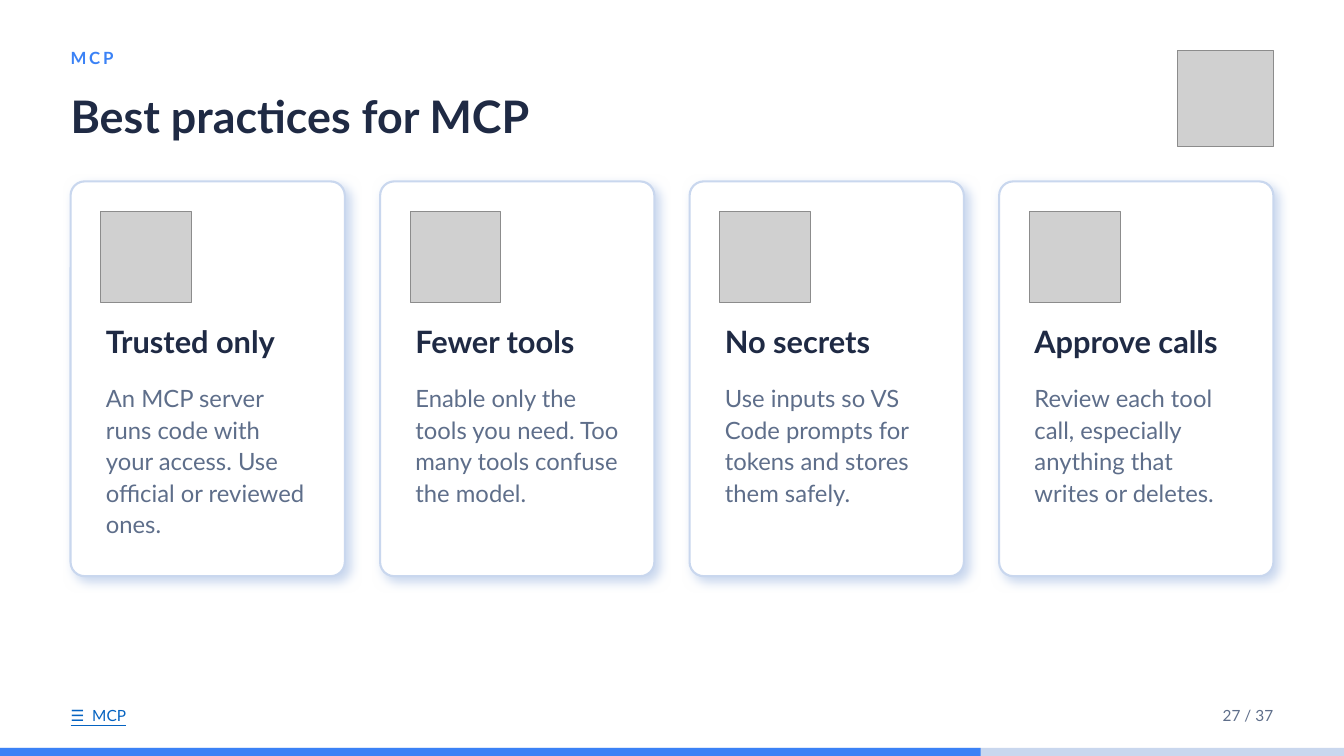
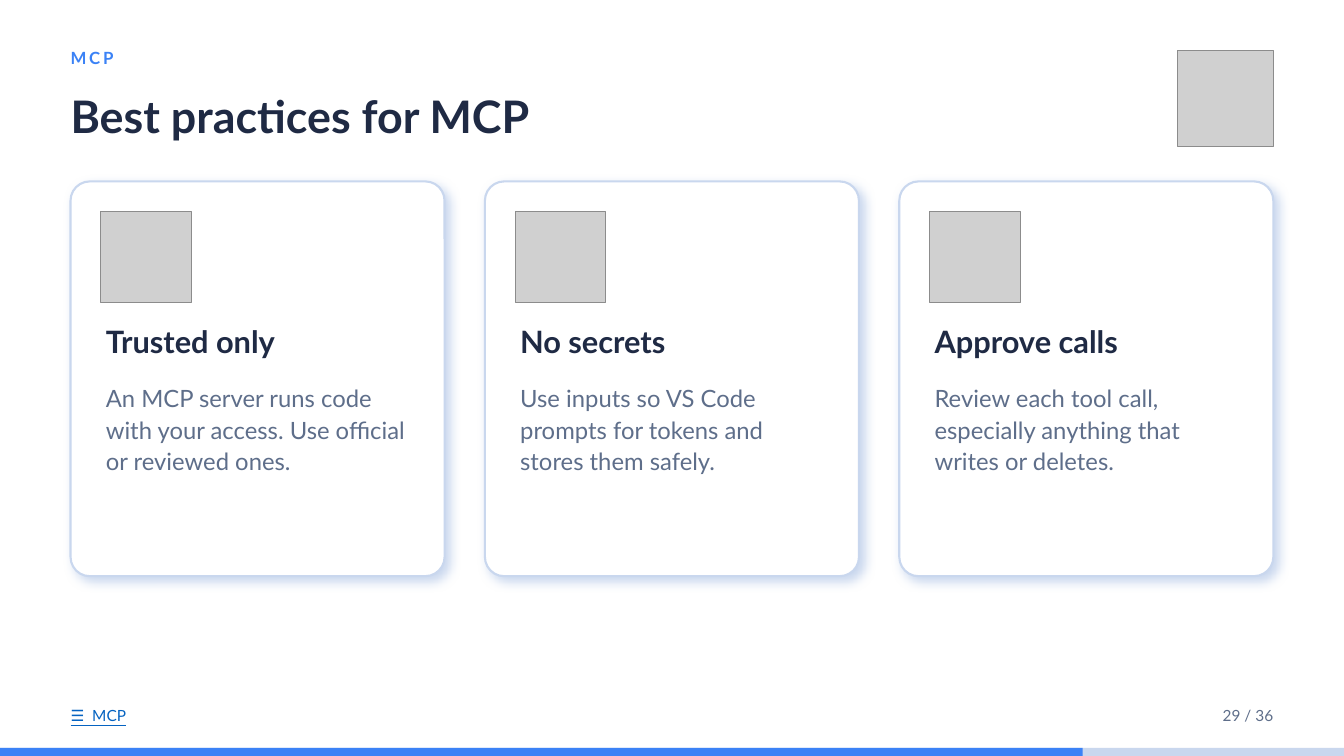
Before and after one commit to idoudist/ai-toolbox-presentation, a slide deck: slide 29 of hello-skills.pptx (slide 30 before the commit). Drawn at 1344x756 pixels with LibreOffice and Linux fonts; fonts in the diff are those of the drawing; grey boxes stand for pictures. Boxes give left, top, right and bottom in pixels: in the first picture for what was removed or moved away, otherwise in the second. Text is boxed around its words. In the diff, an @@ line names an element or a change of style, - is before the commit and + after.

```diff
--- a/hello-skills.pptx
+++ b/hello-skills.pptx
@@ rounded rectangle: place and size @@
-rounded rectangle at [71,181,345,577]
+rounded rectangle at [71,181,445,577]
@@ rounded rectangle removed at [380,181,654,577] @@
@@ rounded rectangle: place and size @@
-rounded rectangle at [690,181,964,577]
+rounded rectangle at [485,181,859,577]
@@ rounded rectangle: place and size @@
-rounded rectangle at [999,181,1273,577]
+rounded rectangle at [899,181,1273,577]
@@ picture removed at [410,212,501,302] @@
@@ picture: place and size @@
-picture at [720,212,811,302]
+picture at [515,212,606,302]
@@ picture: place and size @@
-picture at [1029,212,1120,302]
+picture at [930,212,1020,302]
@@ text "No secrets": place and size @@
-text "No secrets" at [725,330,870,354]
+text "No secrets" at [520,330,665,354]
@@ text "Approve calls": place and size @@
-text "Approve calls" at [1034,330,1217,358]
+text "Approve calls" at [935,330,1118,358]
@@ text removed at [415,330,575,354] @@
-Fewer tools
@@ text "An MCP server runs code ..." rewrapped from [106,390,305,533] to [106,389,405,470] @@
@@ text removed at [415,389,618,502] @@
-Enable only the tools you need. Too many tools confuse the model.
@@ text "Use inputs so VS Code ..." rewrapped from [725,389,909,506] to [520,389,763,474] @@
@@ text "Review each tool call, especially ..." rewrapped from [1034,389,1214,502] to [935,389,1180,470] @@
@@ text at [1223,710,1273,721]: text changed @@
-27 / 37
+29 / 36
@@ rectangle: place and size @@
-rectangle at [0,748,981,756]
+rectangle at [0,748,1083,756]
```
Also in this commit, not shown: 32 other slides changed, 1 slide removed, 1 other file.
